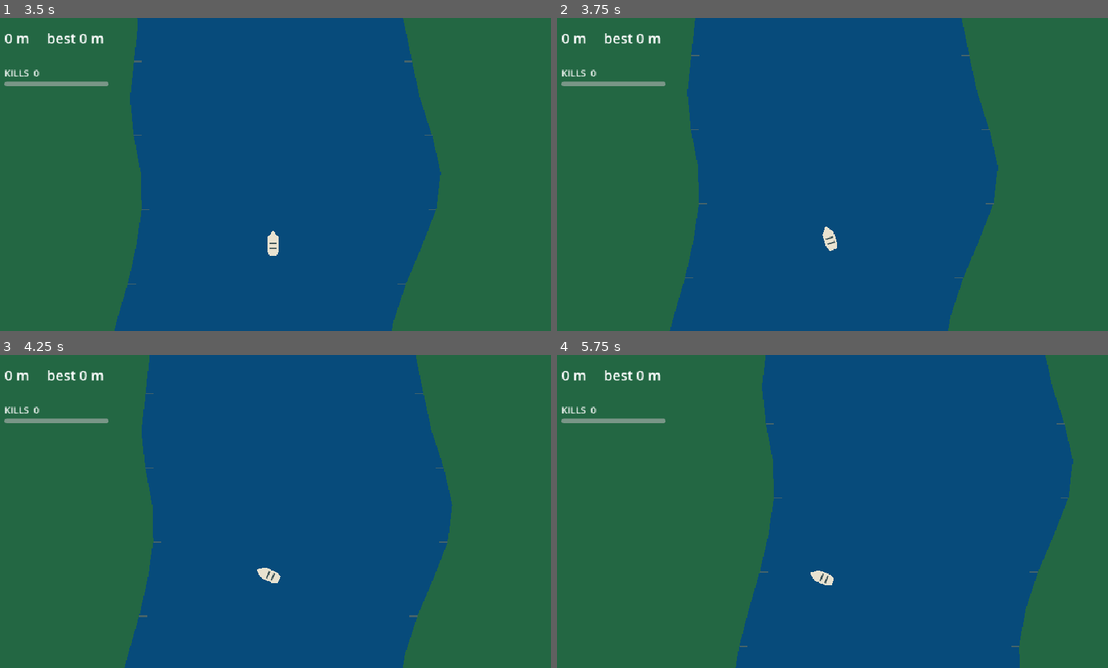
Above: before the commit, frames 1-4 (two rows, left to right).
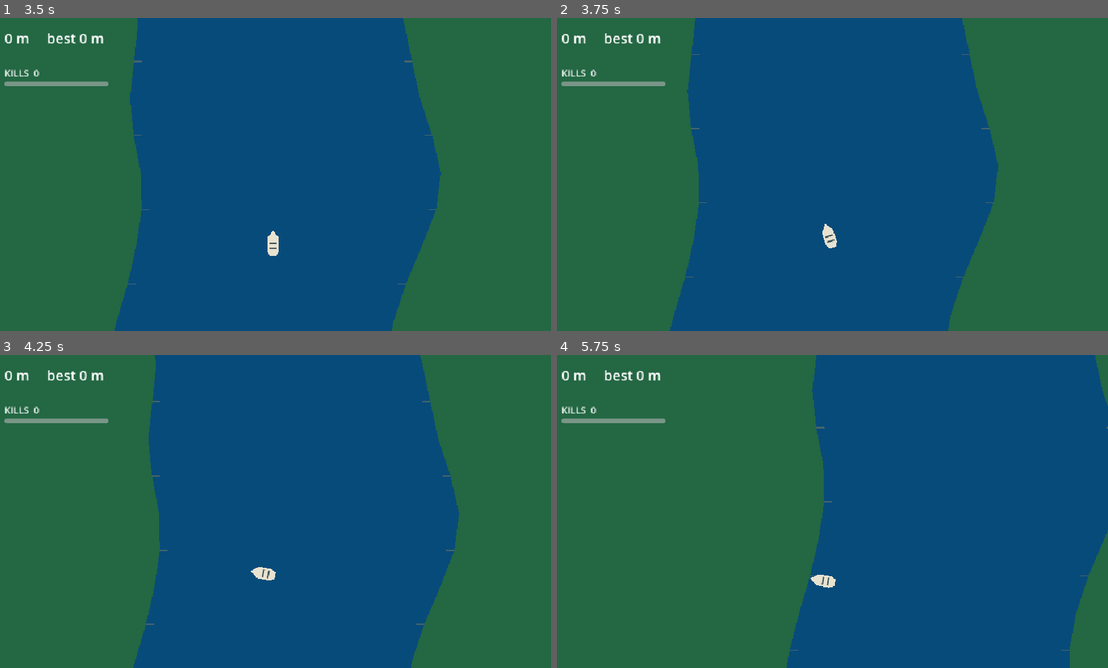
Above: after the commit, the same moments.

Repository: UnderstoodUseYourUsernameHere/break-water
Game: Godot game, scene res://scenes/Main.tscn
Two runs of this game, one before a commit and one after it. Both use one fixed random seed, a clock stepped at 60 frames per second and the inputs below.
Inputs (mouse positions are in pixels of both pictures, inside the frame that each line leads up to):
- Up to frame 1 (3.5 s): tap Enter at 0.5 s; move the mouse to (396, 158) at 0.52 s; hold D (steer_right) 0.53-1.25 s; hold Right mouse button (aim) 0.53-1.25 s; click (396, 158) at 0.67 s; tap W (row) at 0.8, 2.3 s; drag from (159, 190) to (247, 237) at 1.27 s; move the mouse to (330, 105) at 2.02 s; hold D (steer_right) 2.03-2.75 s; hold Right mouse button (aim) 2.03-2.75 s; drag from (247, 237) to (104, 127) at 2.77 s
- Up to frame 2 (3.75 s): move the mouse to (997, 221) at 3.52 s; hold A (steer_left) from 3.53 s (still down); hold W (row) from 3.53 s (still down)
- Up to frame 3 (4.25 s): keep holding A (steer_left); keep holding W (row)
- Up to frame 4 (5.75 s): release A (steer_left) at 4.25 s; release W (row) at 4.25 s; drag from (661, 464) to (744, 433) at 4.27 s; move the mouse to (860, 511) at 5.02 s; hold Down from 5.03 s (still down); hold W (row) from 5.03 s (still down); tap Shift at 5.1 s; click (860, 511) at 5.17 s

Frame 1 is identical in both runs. In frame 2, 0.2% of the frame differs, in the area x 21-81%, y 0-96%; in frame 3, 2.8%; in frame 4, 18%, in the area x 32-100%, y 0-100%.

Commit message:
feat: improve snappiness and general feel of boat rowing

Diff:
--- a/scripts/boat.gd
+++ b/scripts/boat.gd
@@ -2,15 +2,17 @@
 extends CharacterBody2D
 
 const AIM_TINT := Color("#a7e3df")
-const COOLDOWN_EPSILON := 0.00001
 const HIT_TINT := Color("#e3572b")
 const SUNK_TINT := Color(0.35, 0.35, 0.38, 0.8)
 
 signal damaged(hull_points: int)
 signal sunk
+signal stroked(perfect: bool)
 
-@export var stroke_impulse: float = 130.0
-@export var stroke_interval: float = 0.40
+@export var stroke_force: float = 900.0
+@export var drive_time: float = 0.18
+@export var recovery_time: float = 0.26
+@export var launch_bonus: float = 0.4
 @export var water_drag: float = 1.8
 @export var max_row_speed: float = 280.0
 @export var rudder_turn_rate: float = 2.2
@@ -25,7 +27,11 @@
 var is_sunk: bool = false
 var _grace_left: float = 0.0
 
-var _stroke_cooldown: float = 0.0
+enum Stroke { READY, DRIVE, RECOVER }
+var _stroke := Stroke.READY
+var _stroke_left: float = 0.0
+var _stroke_power: float = 1.0
+
 var _row_velocity := Vector2.ZERO
 
 @onready var _hull: Node2D = $Hull
@@ -48,14 +54,9 @@
 	if is_aiming and Input.is_action_just_pressed(&"fire"):
 		weapon.try_fire(get_global_mouse_position())
 
-	_stroke_cooldown = maxf(0.0, _stroke_cooldown - delta)
 	var wants_row := not is_sunk and not is_aiming and Input.is_action_pressed(&"row")
 	_apply_rudder(delta, wants_row)
-
-	if wants_row and _stroke_cooldown <= COOLDOWN_EPSILON:
-		_row_velocity += Vector2.UP.rotated(global_rotation) * stroke_impulse
-		_row_velocity = _row_velocity.limit_length(max_row_speed)
-		_stroke_cooldown = stroke_interval
+	_update_stroke(delta, wants_row)
 
 	_apply_water_drag(delta)
 	var current: Vector2 = river.get_current(global_position)
@@ -117,3 +118,37 @@
 		_hull.modulate = AIM_TINT
 	else:
 		_hull.modulate = Color.WHITE
+
+func _update_stroke(delta: float, wants_row: bool) -> void:
+	if _stroke == Stroke.READY and wants_row:
+		_begin_stroke(false)
+
+	if _stroke == Stroke.DRIVE:
+		if is_aiming or is_sunk:
+			_enter_recovery()
+			return
+
+		var push_time := minf(delta, _stroke_left)
+		var forward := Vector2.UP.rotated(global_rotation)
+		_row_velocity += forward * stroke_force * _stroke_power * push_time
+		_row_velocity = _row_velocity.limit_length(max_row_speed)
+
+		_stroke_left -= delta
+		if _stroke_left <= 0.0:
+			_enter_recovery()
+	elif _stroke == Stroke.RECOVER:
+		_stroke_left -= delta
+		if _stroke_left <= 0.0:
+			_stroke = Stroke.READY
+			_stroke_left = 0.0
+
+func _begin_stroke(perfect: bool) -> void:
+	var speed_ratio := clampf(_row_velocity.length() / max_row_speed, 0.0, 1.0)
+	_stroke_power = 1.0 + launch_bonus * (1.0 - speed_ratio)
+	_stroke = Stroke.DRIVE
+	_stroke_left = drive_time
+	stroked.emit(perfect)
+
+func _enter_recovery() -> void:
+	_stroke = Stroke.RECOVER
+	_stroke_left = recovery_time
